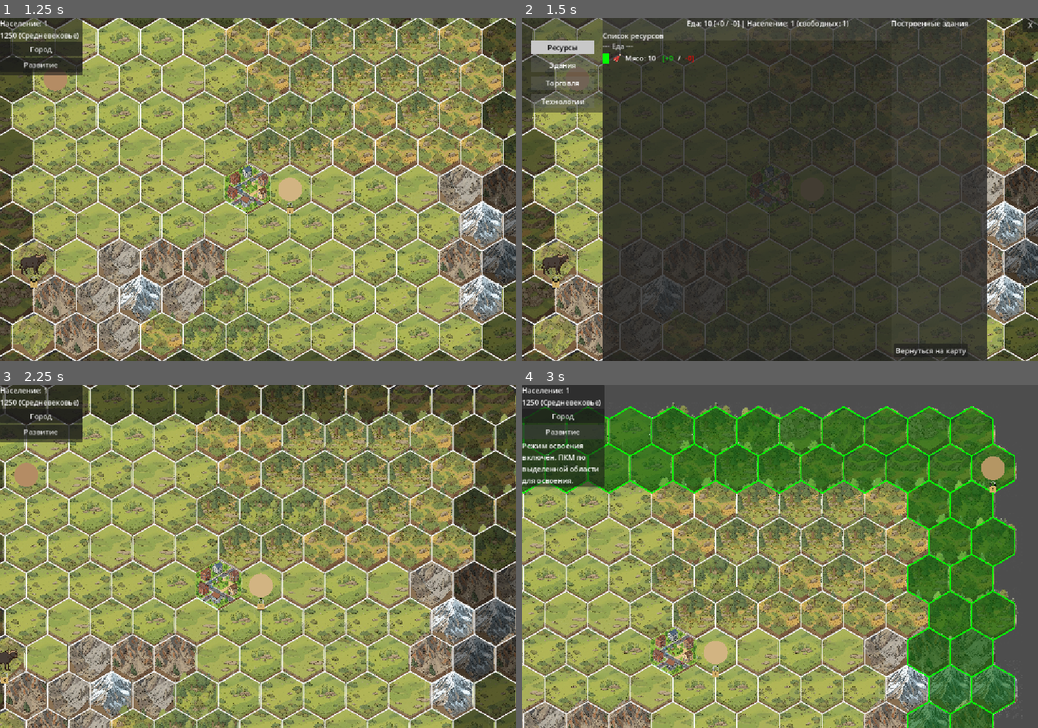
Above: before the commit, frames 1-4 (two rows, left to right).
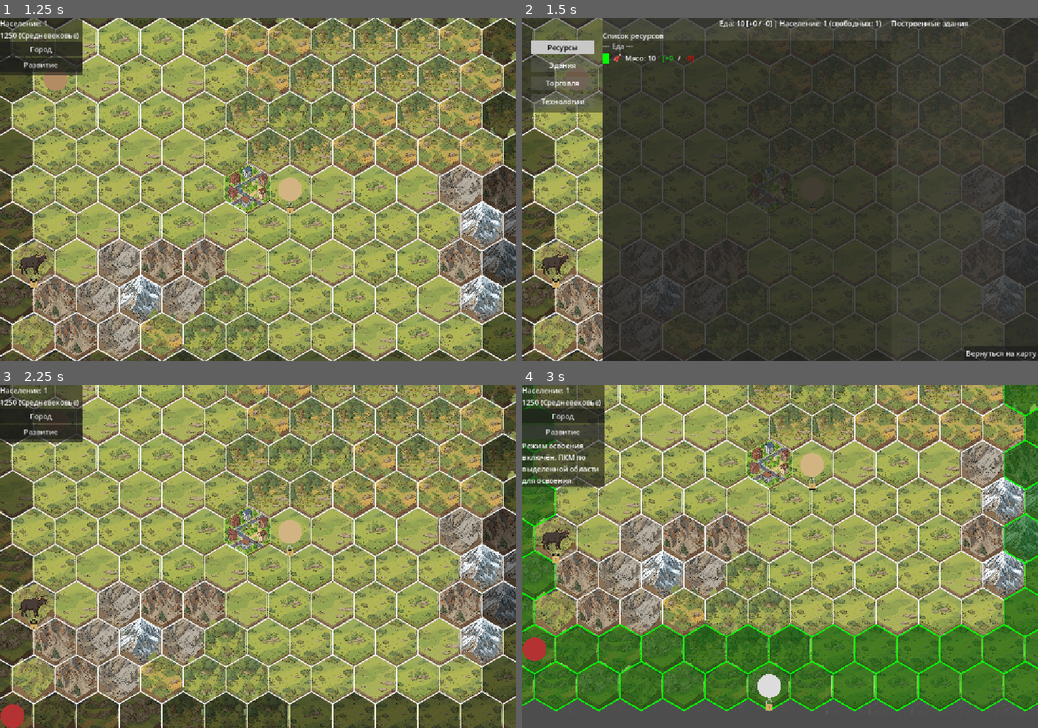
Above: after the commit, the same moments.

Repository: Night-Pryanik/The-City
Game: Godot game, scene res://scenes/main_menu.tscn
Same seed, same stepped clock (60 frames per second), same inputs: the game is played once before the commit and once after it.
Inputs:
- Up to frame 1 (1.25 s): click "Новая игра" at 0.5 s
- Up to frame 2 (1.5 s): click "Город" at 1.25 s
- Up to frame 3 (2.25 s): click "X" (after the commit: "Вернуться на карту") at 2 s
- Up to frame 4 (3 s): click "Развитие" at 2.75 s

Frame 1 is identical in both runs. In frame 2, 8.6% of the frame differs, in the area x 32-100%, y 0-100%; in frame 3, 76%; in frame 4, 88%, in the area x 0-100%, y 0-100%.

Commit message:
Немного подвинуты панели и кнопки в интерфейсе города

Diff:
--- a/scenes/CityUI.tscn
+++ b/scenes/CityUI.tscn
@@ -65,61 +65,56 @@
 anchors_preset = 10
 anchor_right = 1.0
 offset_left = 180.0
-offset_right = 825.0
+offset_right = 824.0
 offset_bottom = 50.0
 grow_horizontal = 2
 theme_override_styles/panel = SubResource("StyleBoxFlat_yrkmr")
 
-[node name="CloseButtonTop" type="Button" parent="TopPanel" unique_id=1190549711]
+[node name="TopFoodLabel" type="Label" parent="TopPanel" unique_id=1528058809]
+layout_mode = 0
+offset_left = 261.0
+offset_right = 307.0
+offset_bottom = 23.0
+text = "Еда: 0"
+
+[node name="RightPanel" type="Panel" parent="." unique_id=470611506]
+layout_mode = 1
+anchors_preset = 11
+anchor_left = 1.0
+anchor_right = 1.0
+anchor_bottom = 1.0
+offset_left = 824.0
+offset_right = 1264.0
+offset_bottom = 768.0
+grow_horizontal = 0
+grow_vertical = 2
+theme_override_styles/panel = SubResource("StyleBoxFlat_dxjuo")
+
+[node name="VBoxContainer" type="VBoxContainer" parent="RightPanel" unique_id=1613617050]
+layout_mode = 1
+anchors_preset = 15
+anchor_right = 1.0
+anchor_bottom = 1.0
+grow_horizontal = 2
+grow_vertical = 2
+
+[node name="BuiltBuildingsLabel" type="Label" parent="RightPanel/VBoxContainer" unique_id=970030327]
+layout_mode = 2
+text = "Построенные здания"
+
+[node name="BuiltBuildingsList" type="VBoxContainer" parent="RightPanel/VBoxContainer" unique_id=1857158825]
+layout_mode = 2
+
+[node name="CloseButtonTop" type="Button" parent="RightPanel" unique_id=1190549711]
 layout_mode = 1
 anchors_preset = 1
 anchor_left = 1.0
 anchor_right = 1.0
-offset_left = 292.0
-offset_right = 329.0
+offset_left = -37.0
 offset_bottom = 31.0
 grow_horizontal = 0
 theme_override_font_sizes/font_size = 16
 text = "X"
-
-[node name="TopFoodLabel" type="Label" parent="TopPanel" unique_id=1528058809]
-layout_mode = 1
-anchors_preset = 5
-anchor_left = 0.5
-anchor_right = 0.5
-offset_left = 23.0
-offset_right = 69.0
-offset_bottom = 23.0
-grow_horizontal = 2
-text = "Еда: 0"
-
-[node name="RightPanel" type="Panel" parent="." unique_id=470611506]
-layout_mode = 1
-anchors_preset = 11
-anchor_left = 1.0
-anchor_right = 1.0
-anchor_bottom = 1.0
-offset_left = 824.0
-offset_right = 1039.0
-offset_bottom = 768.0
-grow_horizontal = 0
-grow_vertical = 2
-theme_override_styles/panel = SubResource("StyleBoxFlat_dxjuo")
-
-[node name="VBoxContainer" type="VBoxContainer" parent="RightPanel" unique_id=1613617050]
-layout_mode = 1
-anchors_preset = 15
-anchor_right = 1.0
-anchor_bottom = 1.0
-grow_horizontal = 2
-grow_vertical = 2
-
-[node name="BuiltBuildingsLabel" type="Label" parent="RightPanel/VBoxContainer" unique_id=970030327]
-layout_mode = 2
-text = "Построенные здания"
-
-[node name="BuiltBuildingsList" type="VBoxContainer" parent="RightPanel/VBoxContainer" unique_id=1857158825]
-layout_mode = 2
 
 [node name="ContentPanel" type="Panel" parent="." unique_id=606119453]
 layout_mode = 1
@@ -325,10 +320,10 @@
 anchor_top = 0.5
 anchor_right = 1.0
 anchor_bottom = 0.5
-offset_left = 650.0
-offset_top = -14.0
-offset_right = 815.0
-offset_bottom = 17.0
+offset_left = 807.0
+offset_top = -8.0
+offset_right = 972.0
+offset_bottom = 23.0
 grow_horizontal = 0
 grow_vertical = 2
 text = "Вернуться на карту"
--- a/scenes/city_ui.gd
+++ b/scenes/city_ui.gd
@@ -13,7 +13,7 @@
 @onready var trade_tab_button = $LeftPanel/TradeTabButton
 @onready var technologies_tab_button = $LeftPanel/TechnologiesTabButton
 @onready var close_button = $BottomPanel/CloseButton
-@onready var close_button_top = $TopPanel/CloseButtonTop
+@onready var close_button_top = $RightPanel/CloseButtonTop
 
 # Верхняя панель
 @onready var top_food_label = $TopPanel/TopFoodLabel
